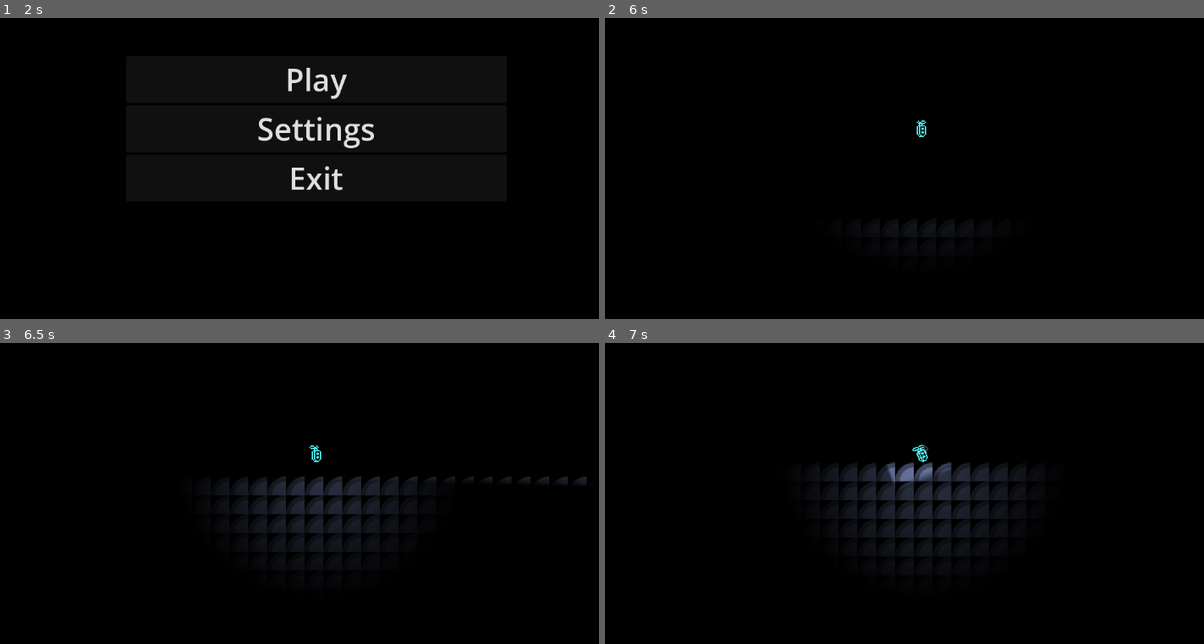
Above: before the commit, frames 1-4 (two rows, left to right).
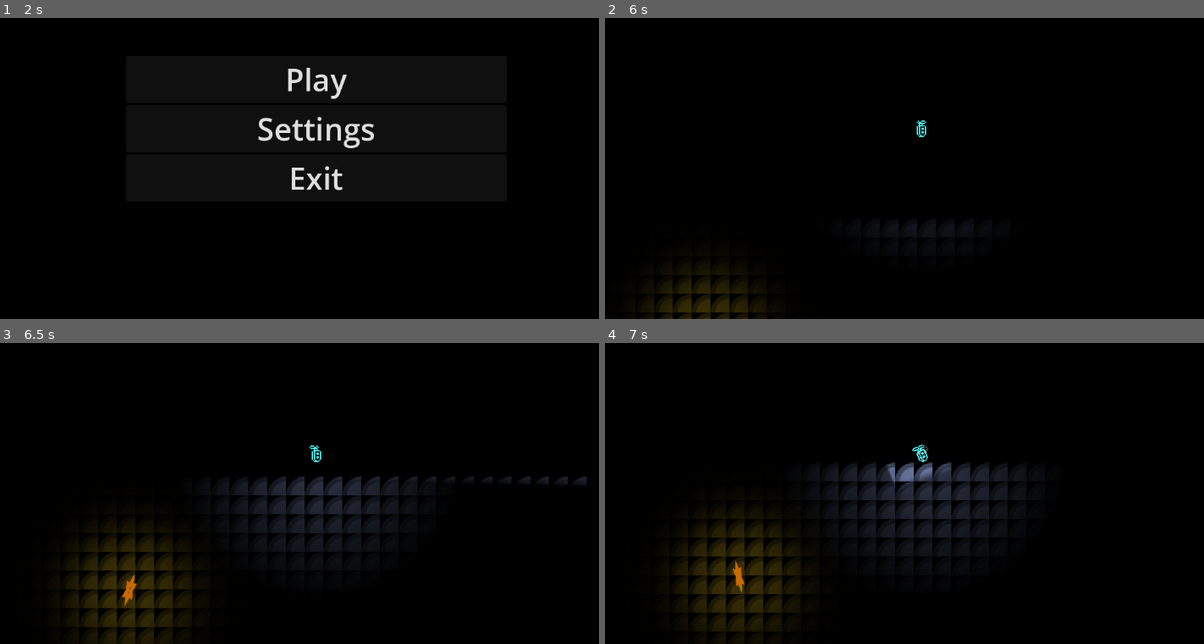
Above: after the commit, the same moments.

Repository: Ahumayed/wild-jam-81
Game: Godot game, scene res://scenes/settings_menu.tscn
Same seed, same stepped clock (60 frames per second), same inputs: the game is played once before the commit and once after it. This scene is started directly instead of the project's main scene. The engine's default icon, where the game draws it, is replaced by a stand-in: a white triangle on a blue panel in a dark square.
Inputs:
- Up to frame 1 (2 s): tap Enter at 0.5 s; hold Space (fly_up) 0.53-1.25 s; click "Back" at 1.25 s
- Up to frame 2 (6 s): click "Play" at 2 s; hold Space (fly_up) 2.78-3.53 s; hold A (left) 3.53-5.03 s; tap Space (fly_up) at 5 s; hold Shift (fly_down) 5.03-5.78 s; hold D (right) from 5.78 s (still down)
- Up to frame 3 (6.5 s): keep holding D (right)
- Up to frame 4 (7 s): release D (right) at 6.53 s; hold Space (fly_up) from 6.53 s (still down)

Frame 1 is identical in both runs. In frame 2, 1.3% of the frame differs, in the area x 6-27%, y 83-100%; in frame 3, 3.9%; in frame 4, 4.0%, in the area x 12-33%, y 57-96%.

Commit message:
refactore collectable code + mergable with each other + 2d light

Diff:
--- a/project.godot
+++ b/project.godot
@@ -34,6 +34,10 @@
 "res://scenes/": "red",
 "res://scripts/": "green"
 }
+
+[global_group]
+
+collectable=""
 
 [input]
 
--- a/scenes/collectable/collectable.tscn
+++ b/scenes/collectable/collectable.tscn
@@ -1,8 +1,20 @@
-[gd_scene load_steps=2 format=3 uid="uid://c27joho5gf3pm"]
+[gd_scene load_steps=4 format=3 uid="uid://c27joho5gf3pm"]
 
-[ext_resource type="Script" uid="uid://c4coyeik3kpu2" path="res://scenes/collectable/collectable.gd" id="1_h1g3x"]
+[ext_resource type="Script" uid="uid://c4coyeik3kpu2" path="res://scripts/collectable.gd" id="1_h1g3x"]
+[ext_resource type="Texture2D" uid="uid://b33vxll0ng1cb" path="res://assets/textures/light.png" id="2_la71a"]
 
-[node name="Node2D" type="Node2D"]
+[sub_resource type="CircleShape2D" id="CircleShape2D_h1g3x"]
+
+[node name="Collectable" type="Node2D" groups=["collectable"]]
 script = ExtResource("1_h1g3x")
+sides = 6
 
-[node name="Camera2D" type="Camera2D" parent="."]
+[node name="Area2D" type="Area2D" parent="."]
+
+[node name="CollisionShape2D" type="CollisionShape2D" parent="Area2D"]
+shape = SubResource("CircleShape2D_h1g3x")
+
+[node name="PointLight2D" type="PointLight2D" parent="."]
+energy = 1.5
+texture = ExtResource("2_la71a")
+texture_scale = 0.5
--- a/scenes/test.tscn
+++ b/scenes/test.tscn
@@ -1,9 +1,10 @@
-[gd_scene load_steps=16 format=3 uid="uid://bw04hg3dbjm46"]
+[gd_scene load_steps=17 format=3 uid="uid://njtiudqddcx0"]
 
 [ext_resource type="Script" uid="uid://bapwa4yp3pqcq" path="res://scripts/cave_generation/cave_tilemap.gd" id="1_bl13t"]
 [ext_resource type="Texture2D" uid="uid://clgwpg842p0qf" path="res://icon.svg" id="1_iyx0m"]
 [ext_resource type="Script" uid="uid://b0f1gdlj1f55x" path="res://scripts/cave_generation/cave_generator.gd" id="2_iyx0m"]
 [ext_resource type="PackedScene" uid="uid://camqqqwadhrk" path="res://scenes/drone/drone.tscn" id="4_74lek"]
+[ext_resource type="PackedScene" uid="uid://c27joho5gf3pm" path="res://scenes/collectable/collectable.tscn" id="5_j5jx5"]
 
 [sub_resource type="PhysicsMaterial" id="PhysicsMaterial_74lek"]
 
@@ -269,3 +270,8 @@
 
 [node name="CanvasModulate" type="CanvasModulate" parent="."]
 color = Color(0, 0, 0, 1)
+
+[node name="Collectable" parent="." instance=ExtResource("5_j5jx5")]
+position = Vector2(155, 97)
+outer_radius = 10.0
+inner_radius = 5.0
--- a/scenes/collectable/collectable.gd
+++ b/scripts/collectable.gd
@@ -1,18 +1,25 @@
+class_name Collectable
 extends Node2D
 
 @export var color: Color = Color.DARK_GOLDENROD
+@export var thickness: int = 3
+@export var sides: int = 3
+@export var outer_radius: float = 100.0
+@export var inner_radius: float = 50.0
+@export var rotation_speed: Vector3 = Vector3(1, 1, 0)
 
 @onready var collision_shape_2d: CollisionShape2D = $Area2D/CollisionShape2D
+@onready var point_light_2d: PointLight2D = $PointLight2D
 
 var shapes: Array[Shape2D3D] = []
 var drawn_shape: Array = []
 
 func _ready():
-	# Add as many shapes as you want here
-	shapes.append(Shape2D3D.new(5, 20, 100, Vector3(1, 1, 0)))
-	shapes.append(Shape2D3D.new(5, 20, 100, Vector3(-2, 0, 1)))
+	var shape = Shape2D3D.new(sides, outer_radius, inner_radius, rotation_speed)
+	shapes.append(shape)
 
-
+	collision_shape_2d.shape.radius = outer_radius
+	point_light_2d.color = color
 
 func _process(delta: float) -> void:
 	for shape in shapes:
@@ -22,35 +29,33 @@
 	for shape in shapes:
 		polygons.append(shape.get_rotated_points())
 
-	var merged = []
-
-#	If only one polygon, draw it and return
 	if polygons.size() == 1:
 		drawn_shape = polygons[0]
-		queue_redraw()
-		return
+	else:
+		var merged = Geometry2D.merge_polygons(polygons[0], polygons[1])
+		for i in range(2, polygons.size()):
+			merged = Geometry2D.merge_polygons(merged, polygons[i])
 
-	while not polygons.is_empty():
-		if merged.is_empty():
-			merged = Geometry2D.merge_polygons(polygons[0], polygons[1])
-			polygons.remove_at(0)
-			polygons.remove_at(0)
 
-		else:
-			merged = Geometry2D.merge_polygons(merged, polygons[0])
-			polygons.remove_at(0)
+		drawn_shape = merged[0]
 
-#	Close the loop
-	merged[0].append(merged[0][0])
 
-	drawn_shape = merged[0]
 	queue_redraw()
 
 func _draw():
 	if drawn_shape.is_empty():
 		return
 
-	draw_polyline_colors(drawn_shape, [Color.DARK_GOLDENROD])
+	drawn_shape.append(drawn_shape[0])
+	draw_polyline_colors(drawn_shape, [color], thickness)
+
+func merge(other: Collectable) -> void:
+	for shape in other.shapes:
+		shapes.append(shape)
+
+	collision_shape_2d.shape.radius = max(outer_radius, other.outer_radius)
+	other.queue_free()
+
 
 
 ###############################
Binary file added: assets/textures/light.png
Not shown, added: assets/textures/light.png.import
Renamed: scenes/collectable/collectable.gd.uid -> scripts/collectable.gd.uid
